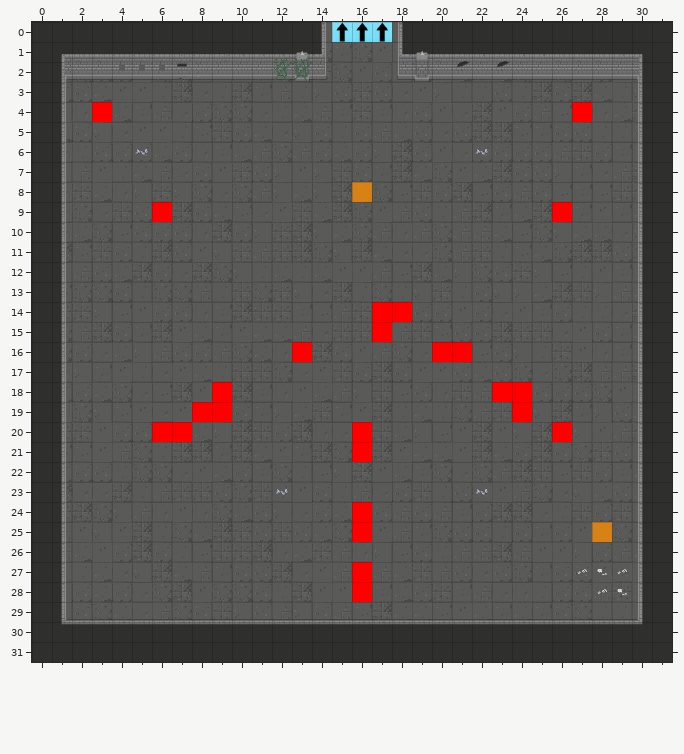
Tiled map: GrupaTNT/Assets/Resources/RoomData/ROOM_1_N_1.tmx. That is the earlier state.
Cells are 32x32 px. Shown: x 0..31, y 0..31.
Once edited:
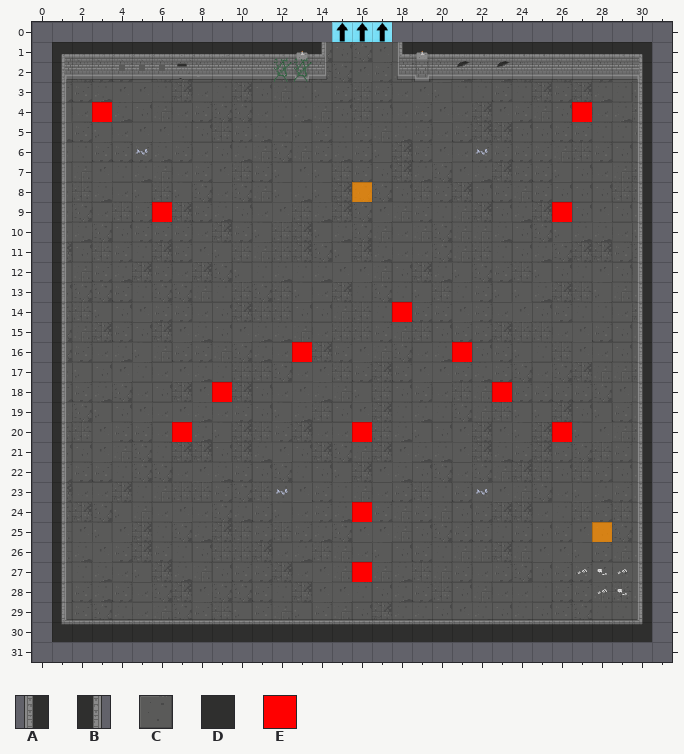
Key: from "Dungeon_Tileset_2": A 16, B 18, C 88, D 167; from "flags": E 8.
_ is an empty cell, . an unchanged one.
Change:
--- layer "Floor"
@@ x 14..18 @@
- 0 C...C
+ 0 _..._
--- layer "Walls"
@@ x 0..31 @@
- 0 DDDDDDDDDDDDDDB...ADDDDDDDDDDDDD
- 1 D..............................D
- 2 D..............................D
- 3 D..............................D
- 4 D..............................D
- 5 D..............................D
- 6 D..............................D
- 7 D..............................D
- 8 D..............................D
- 9 D..............................D
-10 D..............................D
-11 D..............................D
-12 D..............................D
-13 D..............................D
-14 D..............................D
-15 D..............................D
-16 D..............................D
-17 D..............................D
-18 D..............................D
-19 D..............................D
-20 D..............................D
-21 D..............................D
-22 D..............................D
-23 D..............................D
-24 D..............................D
-25 D..............................D
-26 D..............................D
-27 D..............................D
-28 D..............................D
-29 D..............................D
-30 D..............................D
-31 DDDDDDDDDDDDDDDDDDDDDDDDDDDDDDDD
+ 0 _______________...______________
+ 1 _.............................._
+ 2 _.............................._
+ 3 _.............................._
+ 4 _.............................._
+ 5 _.............................._
+ 6 _.............................._
+ 7 _.............................._
+ 8 _.............................._
+ 9 _.............................._
+10 _.............................._
+11 _.............................._
+12 _.............................._
+13 _.............................._
+14 _.............................._
+15 _.............................._
+16 _.............................._
+17 _.............................._
+18 _.............................._
+19 _.............................._
+20 _.............................._
+21 _.............................._
+22 _.............................._
+23 _.............................._
+24 _.............................._
+25 _.............................._
+26 _.............................._
+27 _.............................._
+28 _.............................._
+29 _.............................._
+30 _.............................._
+31 ________________________________
--- layer "Flags"
@@ x 17..20 @@
-14 E...
-15 E...
-16 ...E
+14 _...
+15 _...
+16 ..._
@@ x 6..24 @@
-18 ..................E
-19 ..EE..............E
-20 E..................
-21 ..........E........
+18 .................._
+19 ..__.............._
+20 _..................
+21 .........._........
@@ x 16..16 @@
-25 E
+25 _
@@ x 16..16 @@
-28 E
+28 _
Pixel boxes of the changes (left, top, right, bottom) in both pictures:
removed: (32, 22, 672, 662)
